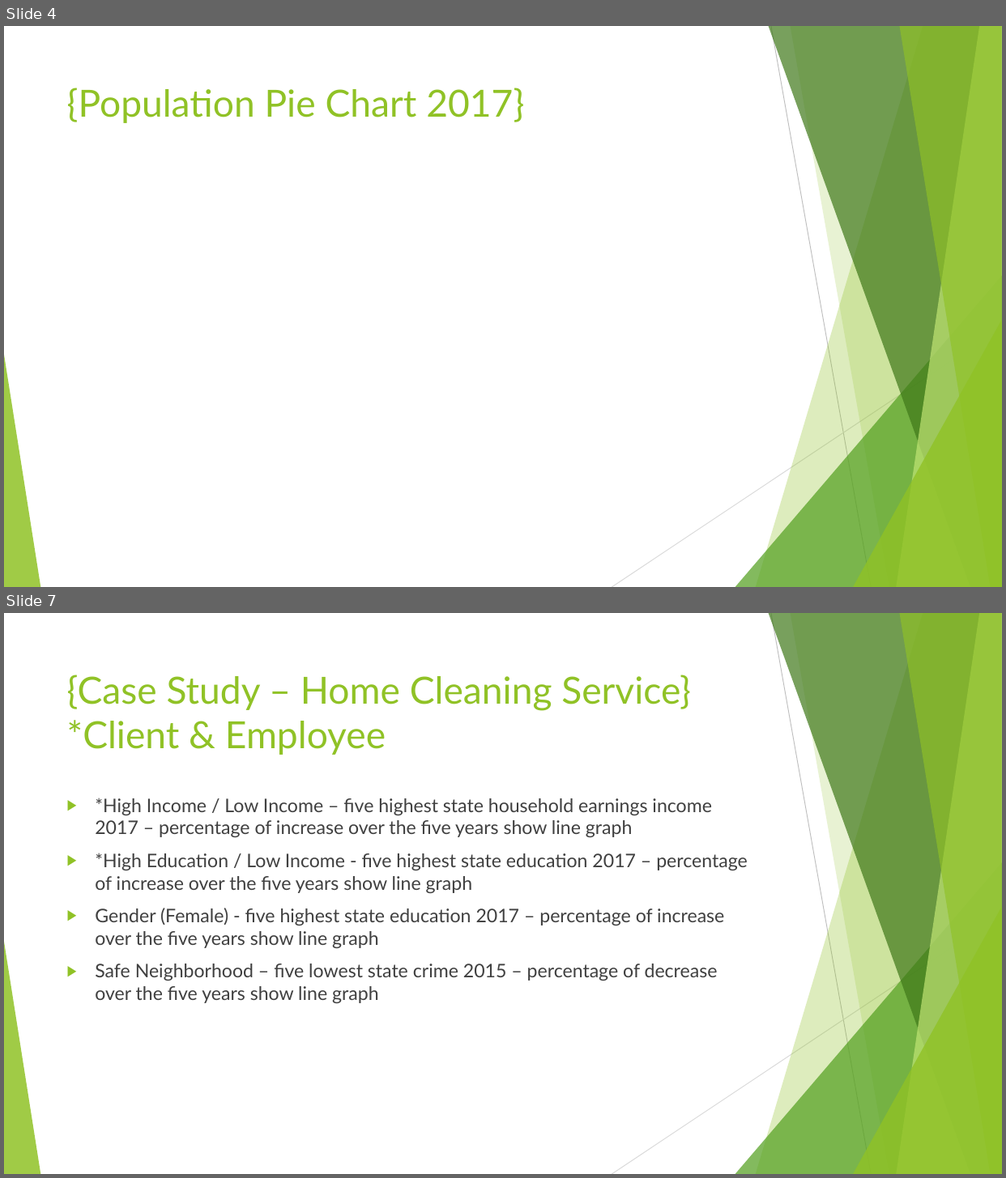
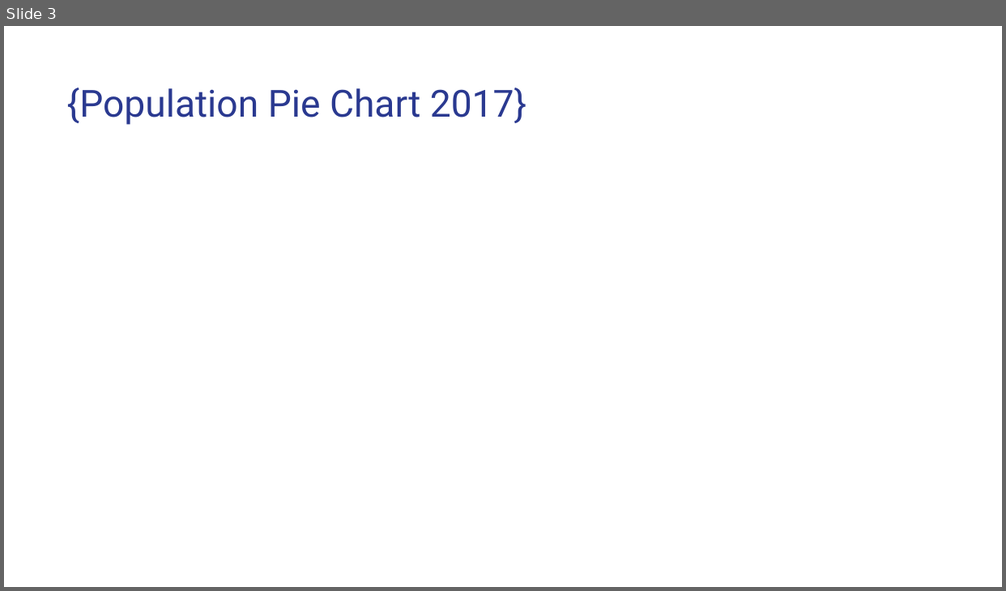
Before and after one commit to Janie228/Entrepreneur_Consultant_1, a slide deck: Doc/Entrepreneurs Research.pptx. Shown one above the other, each under a label of ours: slides 4 and 7 before the commit, slide 3 after it; the slides between them are not shown. The pictures are 1006x1178 and 1006x591 pixels, drawn with LibreOffice and Linux fonts; fonts in the diff are those of the drawing; background and template pictures are left out. Boxes give left, top, right and bottom in pixels: in the first picture for what was removed or moved away, otherwise in the second. Text is boxed around its words. In the diff, an @@ line names an element or a change of style, - is before the commit and + after.

```diff
--- a/Doc/Entrepreneurs Research.pptx
+++ b/Doc/Entrepreneurs Research.pptx
@@ slide 7 removed at [4, 613, 1002, 1174], background #FFFFFF; not listed: 10 template elements that a slide beside it also shows @@
@@ title removed at [67, 675, 691, 755] @@
-{Case Study – Home Cleaning Service}
-*Client & Employee
@@ text removed at [95, 798, 748, 1003] @@
-▶ *High Income / Low Income – five highest state household earnings income 2017 – percentage of increase over the five years show line graph
-▶ *High Education / Low Income - five highest state education 2017 – percentage of increase over the five years show line graph
-▶ Gender (Female) - five highest state education 2017 – percentage of increase over the five years show line graph
-▶ Safe Neighborhood – five lowest state crime 2015 – percentage of decrease over the five years show line graph
@@ what was slide 4 is now slide 3 @@
@@ slide 3 changed as well @@
@@ title "{Population Pie Chart 2017}" at [67, 88, 526, 125]: font Lato to Roboto, text colour #90C226 to #2A3990 @@
@@ group removed at [4, 26, 1002, 587]: 5 freeform shapes, 3 triangles, 2 lines @@
```
Also in this commit, not shown: 3 other slides changed, 14 slides added, 6 other slides removed, 1 other file.
